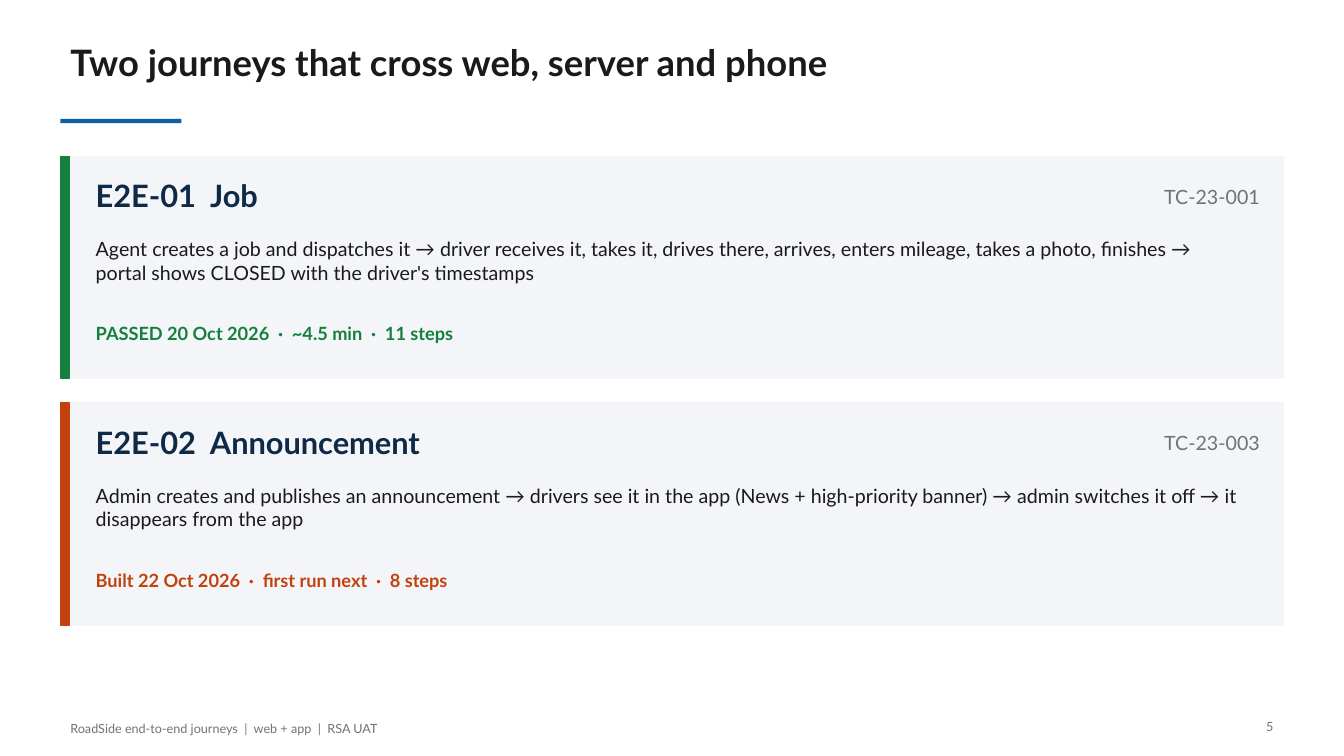
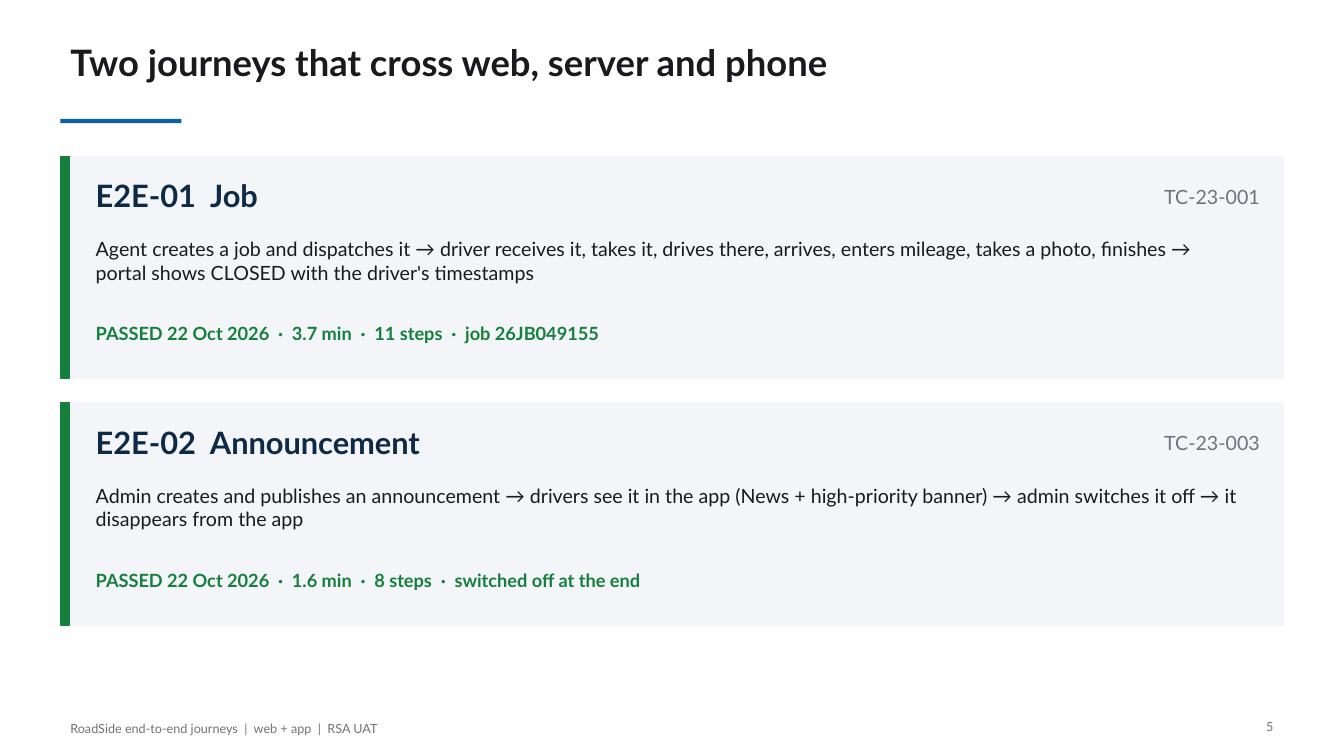
Before and after one commit to bulubuloa/AS.APAC.AI.Workshop, a slide deck: slide 5 of presentations/RoadSide_E2E_Journeys.pptx. Drawn at 1344x756 pixels with LibreOffice and Linux fonts; fonts in the diff are those of the drawing. Boxes give left, top, right and bottom in pixels: in the first picture for what was removed or moved away, otherwise in the second. Text is boxed around its words. In the diff, an @@ line names an element or a change of style, - is before the commit and + after.

Commit message:
E2E tests follow the suite steps (11/8) with captions held 2.5 s; deck with 22 Oct results

```diff
--- a/presentations/RoadSide_E2E_Journeys.pptx
+++ b/presentations/RoadSide_E2E_Journeys.pptx
@@ text at bbox=[96, 326, 599, 344]: text changed @@
-PASSED 20 Oct 2026 · ~4.5 min · 11 steps
+PASSED 22 Oct 2026 · 3.7 min · 11 steps · job 26JB049155
@@ rectangle at bbox=[60, 403, 70, 625]: fill #C2410C to #15803D; outline #C2410C 1 pt to #15803D 1 pt @@
@@ text at bbox=[96, 573, 640, 590]: text changed; text colour #C2410C to #15803D @@
-Built 22 Oct 2026 · first run next · 8 steps
+PASSED 22 Oct 2026 · 1.6 min · 8 steps · switched off at the end
```
Also in this commit, not shown: 5 other slides changed, 1 slide added, 13 other files.
